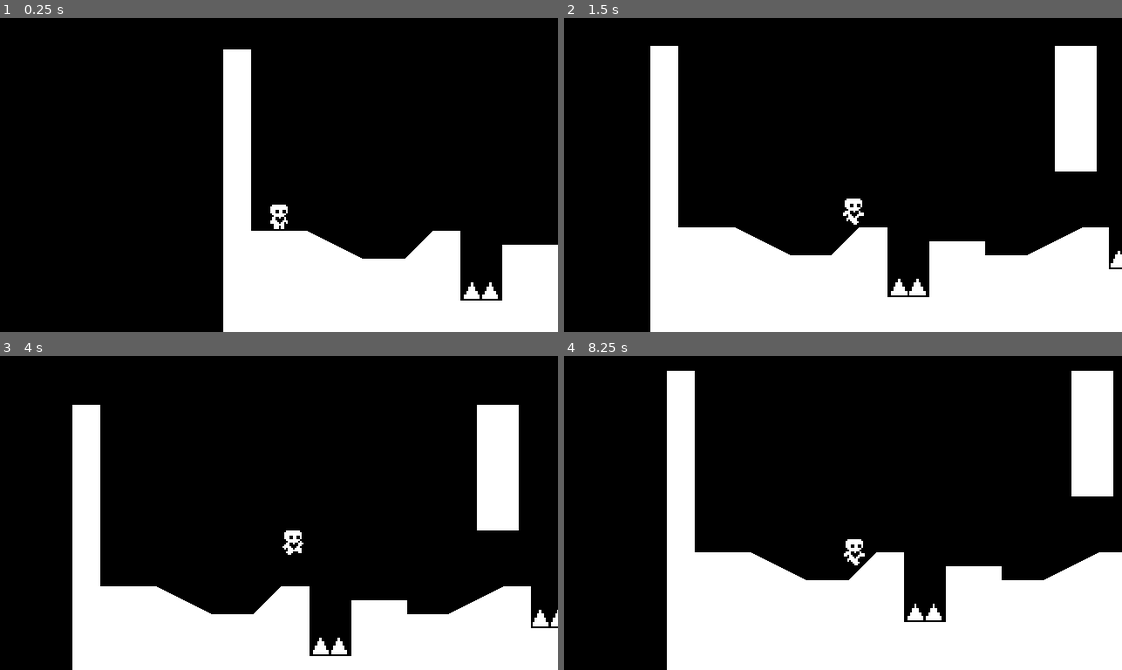
Above: before the commit, frames 1-4 (two rows, left to right).
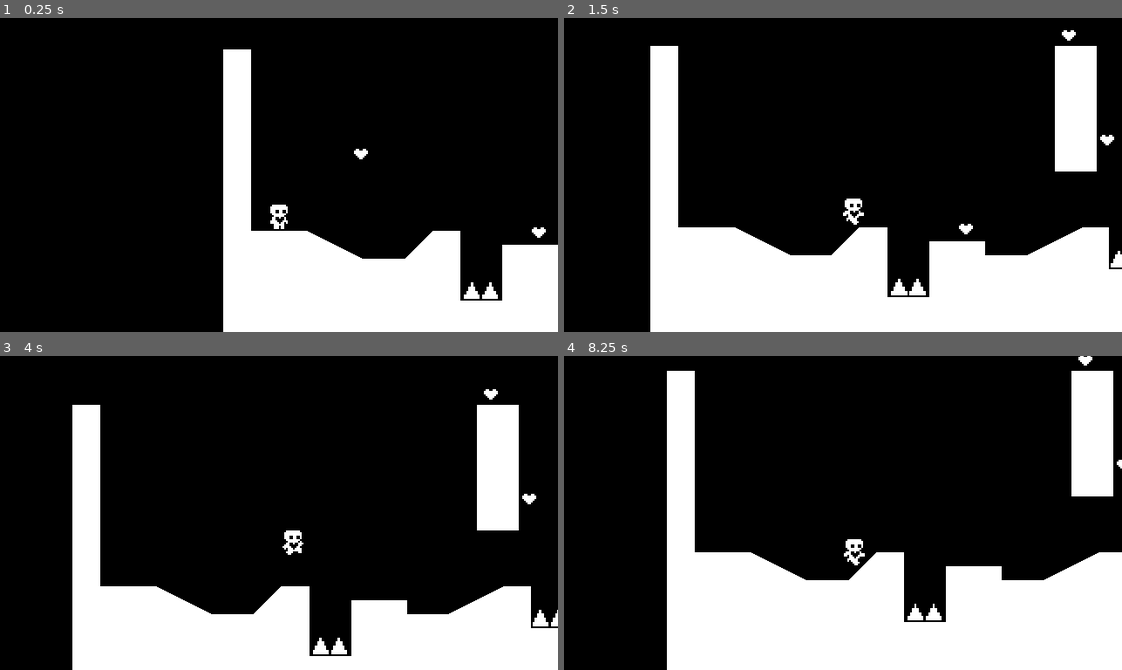
Above: after the commit, the same moments.

Repository: Dynastyy511/Heart-Platformer
Game: Godot game, scene res://world.tscn
Two runs of this game, one before a commit and one after it. Both use one fixed random seed, a clock stepped at 60 frames per second and the inputs below.
Inputs:
- Up to frame 1 (0.25 s): no input
- Up to frame 2 (1.5 s): tap Enter at 0.5 s; hold Right (ui_right) from 0.53 s (still down); tap Up (ui_up) at 0.77 s
- Up to frame 3 (4 s): tap Up (ui_up) at 1.52, 3.02, 3.77 s; release Right (ui_right) at 2.03 s; hold Left (ui_left) 2.03-2.78 s; hold Right (ui_right) from 2.78 s (still down)
- Up to frame 4 (8.25 s): release Right (ui_right) at 4.28 s; hold Left (ui_left) 4.28-5.03 s; tap Up (ui_up) at 4.52, 6.02, 6.77, 7.52 s; hold Right (ui_right) 5.03-5.78 s; hold Left (ui_left) 5.78-7.28 s; hold Right (ui_right) from 7.28 s (still down)

The runs differ from the first frame. In frame 1, 0.1% of the frame differs, in the area x 63-98%, y 41-70%; in frame 2, 0.2%, in the area x 70-99%, y 3-69%; in frame 3, 0.1%; in frame 4, less than 0.1%.

Commit message:
finished w 6

Diff:
--- /dev/null
+++ b/Events.gd
@@ -0,0 +1,3 @@
+extends Node
+
+signal level_completed
--- /dev/null
+++ b/heart.gd
@@ -0,0 +1,7 @@
+extends Area2D
+
+func _on_body_entered(body):
+	queue_free()
+	var hearts = get_tree().get_nodes_in_group("Hearts")
+	if hearts.size() == 1:
+		Events.level_completed.emit()
--- /dev/null
+++ b/heart.tscn
@@ -0,0 +1,20 @@
+[gd_scene load_steps=4 format=3 uid="uid://dmnvx5djrdqsv"]
+
+[ext_resource type="Texture2D" uid="uid://b40a5eqrh5vrp" path="res://heart.png" id="1_xaegq"]
+[ext_resource type="Script" path="res://heart.gd" id="1_xhi3d"]
+
+[sub_resource type="CircleShape2D" id="CircleShape2D_ubqgo"]
+radius = 5.0
+
+[node name="Heart" type="Area2D" groups=["Hearts"]]
+collision_layer = 0
+collision_mask = 2
+script = ExtResource("1_xhi3d")
+
+[node name="Sprite2D" type="Sprite2D" parent="."]
+texture = ExtResource("1_xaegq")
+
+[node name="CollisionShape2D" type="CollisionShape2D" parent="."]
+shape = SubResource("CircleShape2D_ubqgo")
+
+[connection signal="body_entered" from="." to="." method="_on_body_entered"]
--- /dev/null
+++ b/level_completed.tscn
@@ -0,0 +1,21 @@
+[gd_scene format=3 uid="uid://ckfpl8eufcn7e"]
+
+[node name="LevelCompleted" type="ColorRect"]
+anchors_preset = 15
+anchor_right = 1.0
+anchor_bottom = 1.0
+grow_horizontal = 2
+grow_vertical = 2
+color = Color(0, 0, 0, 0.203922)
+
+[node name="CenterContainer" type="CenterContainer" parent="."]
+layout_mode = 1
+anchors_preset = 15
+anchor_right = 1.0
+anchor_bottom = 1.0
+grow_horizontal = 2
+grow_vertical = 2
+
+[node name="Label" type="Label" parent="CenterContainer"]
+layout_mode = 2
+text = "Level Completed!"
--- a/project.godot
+++ b/project.godot
@@ -14,6 +14,10 @@
 run/main_scene="res://world.tscn"
 config/features=PackedStringArray("4.1", "GL Compatibility")
 config/icon="res://icon.svg"
+
+[autoload]
+
+Events="*res://Events.gd"
 
 [display]
 
--- a/world.gd
+++ b/world.gd
@@ -2,7 +2,13 @@
 
 @onready var collision_polygon_2d = $StaticBody2D/CollisionPolygon2D
 @onready var polygon_2d = $StaticBody2D/CollisionPolygon2D/Polygon2D
+@onready var level_completed = $CanvasLayer/LevelCompleted
 
 func _ready():
 	RenderingServer.set_default_clear_color(Color.BLACK)
 	polygon_2d.polygon = collision_polygon_2d.polygon
+	Events.level_completed.connect(show_level_completed)
+
+func show_level_completed():
+	level_completed.show()
+	get_tree().paused = true
--- a/world.tscn
+++ b/world.tscn
@@ -1,8 +1,10 @@
-[gd_scene load_steps=5 format=3 uid="uid://dxev2igc1wpv5"]
+[gd_scene load_steps=7 format=3 uid="uid://dxev2igc1wpv5"]
 
 [ext_resource type="Script" path="res://world.gd" id="1_0p26b"]
 [ext_resource type="PackedScene" uid="uid://b3vkmfxunohh8" path="res://player.tscn" id="2_5i3lu"]
 [ext_resource type="PackedScene" uid="uid://crtb8s64n86hp" path="res://spikes.tscn" id="3_uak2l"]
+[ext_resource type="PackedScene" uid="uid://dmnvx5djrdqsv" path="res://heart.tscn" id="4_7oqte"]
+[ext_resource type="PackedScene" uid="uid://ckfpl8eufcn7e" path="res://level_completed.tscn" id="5_nxlhv"]
 
 [sub_resource type="RectangleShape2D" id="RectangleShape2D_kn1tf"]
 size = Vector2(24, 72)
@@ -40,3 +42,23 @@
 
 [node name="Spikes3" parent="." instance=ExtResource("3_uak2l")]
 position = Vector2(264, 128)
+
+[node name="Heart" parent="." instance=ExtResource("4_7oqte")]
+position = Vector2(181, 105)
+
+[node name="Heart2" parent="." instance=ExtResource("4_7oqte")]
+position = Vector2(289, 19)
+
+[node name="Heart3" parent="." instance=ExtResource("4_7oqte")]
+position = Vector2(262, 54)
+
+[node name="Heart4" parent="." instance=ExtResource("4_7oqte")]
+position = Vector2(240, -6)
+
+[node name="Heart5" parent="." instance=ExtResource("4_7oqte")]
+position = Vector2(79, 60)
+
+[node name="CanvasLayer" type="CanvasLayer" parent="."]
+
+[node name="LevelCompleted" parent="CanvasLayer" instance=ExtResource("5_nxlhv")]
+visible = false
Binary file added: heart.png
Not shown, added: heart.png.import
